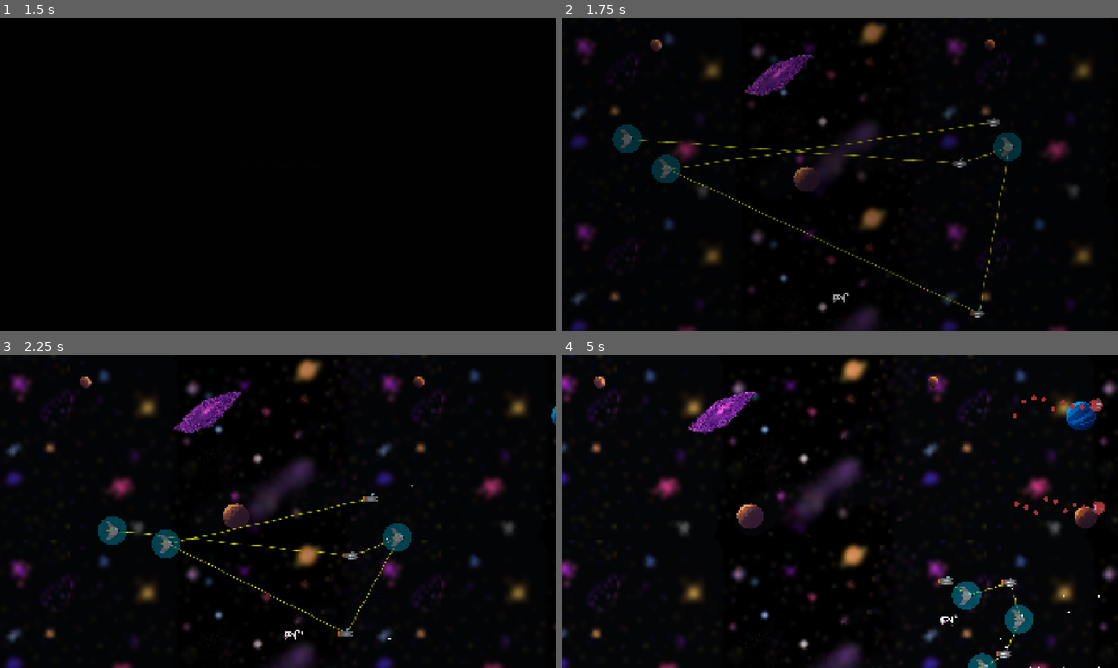
Above: before the commit, frames 1-4 (two rows, left to right).
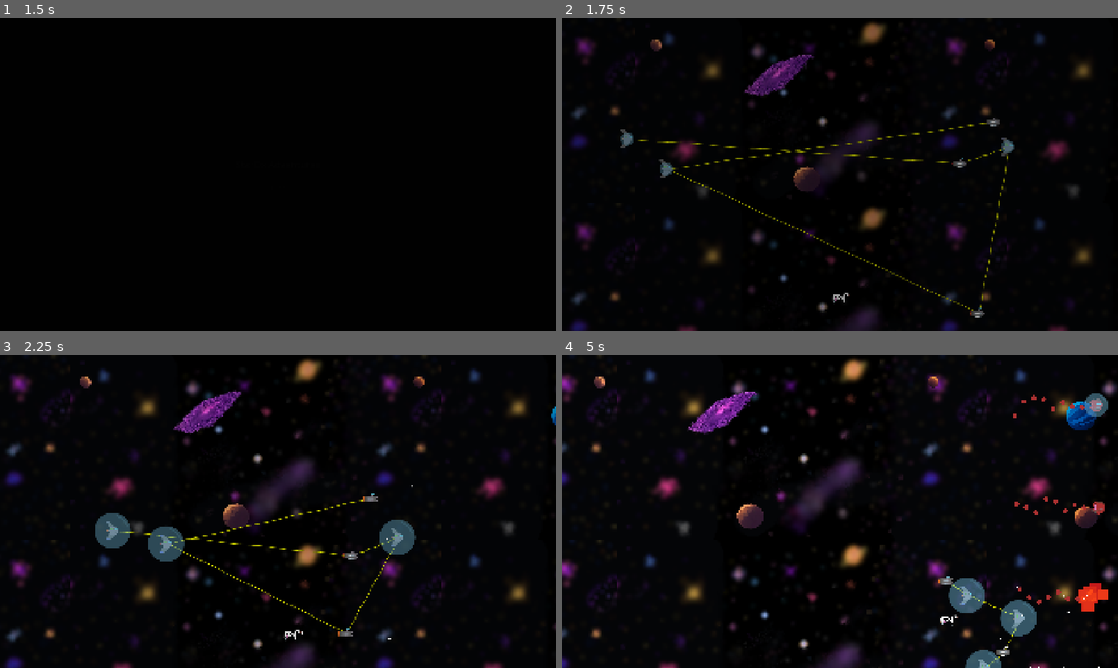
Above: after the commit, the same moments.

Repository: tfmertz/gamedevtv-jam-2026
Game: Godot game, scene res://scene/main.tscn
Two runs of this game, one before a commit and one after it. Both use one fixed random seed, a clock stepped at 60 frames per second and the inputs below.
Inputs:
- Up to frame 1 (1.5 s): click "START" at 0.5 s; click "START" at 1.25 s
- Up to frame 2 (1.75 s): no input
- Up to frame 3 (2.25 s): tap Enter at 2 s; hold D (move_right) from 2.03 s (still down); tap 5 at 2.1 s
- Up to frame 4 (5 s): release D (move_right) at 2.78 s; hold S (move_down) 2.78-3.53 s; tap F (cycle_formation) at 2.85 s; tap 5 at 3.05, 3.8, 4.55 s; hold D (move_right) 3.53-4.28 s; tap R (cycle_spacing) at 3.6 s; hold W (move_up) from 4.28 s (still down); tap G (sort_ships) at 4.35 s

Frame 1 is identical in both runs. In frame 2, 1.1% of the frame differs, in the area x 9-83%, y 34-53%; in frame 3, 1.8%; in frame 4, 2.3%, in the area x 69-99%, y 12-100%.

Commit message:
Add shake and shields

Diff:
--- a/project.godot
+++ b/project.godot
@@ -17,7 +17,7 @@
 
 [autoload]
 
-GameManager="*uid://2jy7so4lmnfo"
+GameManager="*uid://ca8adspbq10hq"
 AudioManager="*uid://c5rk6odxqr1le"
 
 [display]
@@ -78,6 +78,7 @@
 2d_physics/layer_1="Player"
 2d_physics/layer_2="Enemy"
 2d_physics/layer_3="Bullets"
+2d_physics/layer_4="Shielded"
 
 [physics]
 
--- a/scene/autoload/game_manager.gd
+++ b/scene/autoload/game_manager.gd
@@ -3,6 +3,8 @@
 
 signal scene_changing
 signal scene_changed
+
+@onready var camera: Camera2D = $Camera2D
 
 ## Optional. Leave empty and set Godot's normal "Main Scene"
 ## in Project Settings instead. If set, this path loads on startup.
@@ -12,6 +14,7 @@
 var is_transitioning := false
 
 var _color_rect: ColorRect
+var flash_tween: Tween
 
 func _ready() -> void:
 	var canvas := CanvasLayer.new()
@@ -40,6 +43,23 @@
 	var tween := create_tween()
 	tween.tween_property(_color_rect, "color:a", 0.0, duration)
 	await tween.finished
+
+func flash(duration := 0.1) -> void:
+	if flash_tween and flash_tween.is_running():
+		return
+	var initial_color := _color_rect.color
+	var color = Color(1, 1, 1, 0)
+	_color_rect.color = color
+	flash_tween = create_tween()
+	flash_tween.tween_property(_color_rect, "color:a", 0.5, duration)
+	flash_tween.tween_property(_color_rect, "color:a", 0.0, duration)
+	await flash_tween.finished
+
+	_color_rect.color = initial_color
+
+func shake_camera(shake_strength: float) -> void:
+	if camera and camera.has_method("shake"):
+		camera.shake(shake_strength)
 
 func load_scene(scene_path: String) -> void:
 	if is_transitioning:
@@ -71,7 +91,7 @@
 	if randf_range(0, 1) < scrap_chance:
 		var scrap = scrap_scene.instantiate()
 		scrap.position = pos
-		get_tree().get_root().add_child(scrap)
+		get_tree().get_root().call_deferred("add_child", scrap)
 
 func scrap_chance_calculator(fleet_size: int) -> float:
 	var chance = 0.55
--- /dev/null
+++ b/scene/autoload/game_manager.tscn
@@ -0,0 +1,11 @@
+[gd_scene format=3 uid="uid://ca8adspbq10hq"]
+
+[ext_resource type="Script" uid="uid://2jy7so4lmnfo" path="res://scene/autoload/game_manager.gd" id="1_2uct3"]
+[ext_resource type="Script" uid="uid://cy83tbydebwdl" path="res://src/camera_controls.gd" id="2_ubk7d"]
+
+[node name="GameManager" type="Node2D" unique_id=1450854875]
+script = ExtResource("1_2uct3")
+
+[node name="Camera2D" type="Camera2D" parent="." unique_id=561175760]
+anchor_mode = 0
+script = ExtResource("2_ubk7d")
--- a/scene/bullet.gd
+++ b/scene/bullet.gd
@@ -71,5 +71,4 @@
 
 # When bullets go out of view, delete them
 func _on_screen_exited() -> void:
-
 	queue_free()
--- a/scene/enemy_ship_node.tscn
+++ b/scene/enemy_ship_node.tscn
@@ -5,6 +5,7 @@
 [ext_resource type="Texture2D" uid="uid://lxvjk32nsoh" path="res://assets/art/alt_enemy.png" id="2_hkxu2"]
 [ext_resource type="Texture2D" uid="uid://e6a6cd4tna5e" path="res://assets/art/small_enemy.png" id="3_eb2y3"]
 [ext_resource type="PackedScene" uid="uid://cumlnlxw5s8vl" path="res://scene/auto_kill_off_screen.tscn" id="4_2dbdd"]
+[ext_resource type="PackedScene" uid="uid://bnx018jkfsdvj" path="res://scene/shield.tscn" id="6_s7sgk"]
 
 [sub_resource type="SpriteFrames" id="SpriteFrames_65l50"]
 animations = [{
@@ -44,17 +45,19 @@
 speed = 200
 
 [node name="sprite" type="AnimatedSprite2D" parent="." unique_id=1209264211]
-position = Vector2(10, 3)
+position = Vector2(-1, 0)
 sprite_frames = SubResource("SpriteFrames_65l50")
-animation = &"enemy_alt"
+animation = &"enemy_big"
 
 [node name="bullet_timer" type="Timer" parent="." unique_id=1733135617]
 wait_time = 1.5
 
 [node name="hitbox_enemy_sm" type="CollisionShape2D" parent="." unique_id=890536836]
+visible = false
 position = Vector2(6, -2)
 rotation = 1.5707964
 shape = SubResource("CapsuleShape2D_cpmmr")
+disabled = true
 
 [node name="hitbox_enemy_bg" type="CollisionShape2D" parent="." unique_id=1167065100]
 position = Vector2(11, 2)
@@ -67,6 +70,10 @@
 position = Vector2(11, 0)
 rect = Rect2(-23, -23, 46, 46)
 
+[node name="Shield" parent="." unique_id=779096602 node_paths=PackedStringArray("protecting_shape") instance=ExtResource("6_s7sgk")]
+position = Vector2(11, 2)
+protecting_shape = NodePath("../hitbox_enemy_bg")
+
 [connection signal="area_entered" from="." to="." method="_on_area_entered"]
 [connection signal="timeout" from="bullet_timer" to="." method="_on_timer_timeout"]
 [connection signal="timeout" from="rand_timer" to="." method="_on_rand_timer_timeout"]
--- a/scene/scrap.tscn
+++ b/scene/scrap.tscn
@@ -31,7 +31,8 @@
 
 [node name="Scrap" type="Area2D" unique_id=498599342]
 z_index = -1
-collision_layer = 8
+collision_layer = 0
+collision_mask = 9
 script = ExtResource("1_qfbu2")
 
 [node name="MovementPath2D" type="Path2D" parent="." unique_id=1468683549]
--- /dev/null
+++ b/scene/shield.tscn
@@ -0,0 +1,24 @@
+[gd_scene format=3 uid="uid://bnx018jkfsdvj"]
+
+[ext_resource type="Texture2D" uid="uid://cfi4xt73xjc5y" path="res://assets/art/jam_shield.png" id="1_0p0gr"]
+[ext_resource type="Script" uid="uid://b8n1caeg4gg4k" path="res://src/shield.gd" id="1_wm7db"]
+
+[sub_resource type="CircleShape2D" id="CircleShape2D_ka421"]
+radius = 61.0
+
+[node name="Shield" type="Area2D" unique_id=779096602 groups=["shield"]]
+collision_layer = 0
+collision_mask = 0
+script = ExtResource("1_wm7db")
+is_enemy = true
+
+[node name="CollisionShape2D" type="CollisionShape2D" parent="." unique_id=2048463099]
+shape = SubResource("CircleShape2D_ka421")
+disabled = true
+
+[node name="Sprite2D" type="Sprite2D" parent="." unique_id=1316885297]
+visible = false
+self_modulate = Color(0.52, 0.85599995, 1, 0.77254903)
+texture = ExtResource("1_0p0gr")
+
+[connection signal="area_entered" from="." to="." method="_on_area_entered"]
--- a/scene/ship_node.tscn
+++ b/scene/ship_node.tscn
@@ -1,8 +1,6 @@
 [gd_scene format=3 uid="uid://bs8vxmpyaa4u6"]
 
 [ext_resource type="Script" uid="uid://cro2ftqp4emch" path="res://src/ship_node.gd" id="1_ewtr1"]
-[ext_resource type="Texture2D" uid="uid://b81jlh5w56xmf" path="res://assets/art/big_enemy.png" id="2_cpmmr"]
-[ext_resource type="Texture2D" uid="uid://e6a6cd4tna5e" path="res://assets/art/small_enemy.png" id="2_ly44p"]
 [ext_resource type="Texture2D" uid="uid://bkikffj6wah11" path="res://assets/art/duck ship_0001.png" id="2_yhbkl"]
 [ext_resource type="Texture2D" uid="uid://jaha1e8rks3f" path="res://assets/art/duck ship_0002.png" id="3_ly44p"]
 [ext_resource type="Texture2D" uid="uid://br4p7qif0k3fd" path="res://assets/art/shield ship_0001.png" id="4_cpmmr"]
@@ -10,25 +8,10 @@
 [ext_resource type="Texture2D" uid="uid://cvb7682s2nuus" path="res://assets/art/cow_0003.png" id="6_qshjt"]
 [ext_resource type="Texture2D" uid="uid://0pg0f3h6pl24" path="res://assets/art/cow_0002.png" id="7_8rak0"]
 [ext_resource type="Texture2D" uid="uid://b1cexk1o4eydm" path="res://assets/art/cow.png" id="8_qshjt"]
+[ext_resource type="PackedScene" uid="uid://bnx018jkfsdvj" path="res://scene/shield.tscn" id="11_8rak0"]
 
 [sub_resource type="SpriteFrames" id="SpriteFrames_65l50"]
 animations = [{
-"frames": [{
-"duration": 1.0,
-"texture": ExtResource("2_cpmmr")
-}],
-"loop": true,
-"name": &"enemy_big",
-"speed": 5.0
-}, {
-"frames": [{
-"duration": 1.0,
-"texture": ExtResource("2_ly44p")
-}],
-"loop": true,
-"name": &"enemy_small",
-"speed": 5.0
-}, {
 "frames": [{
 "duration": 1.0,
 "texture": ExtResource("2_yhbkl")
@@ -81,12 +64,7 @@
 height = 56.0
 
 [sub_resource type="CircleShape2D" id="CircleShape2D_vysyx"]
-radius = 55.0
-
-[sub_resource type="CapsuleShape2D" id="CapsuleShape2D_cpmmr"]
-
-[sub_resource type="CircleShape2D" id="CircleShape2D_qpxp6"]
-radius = 23.0
+radius = 25.0
 
 [node name="ShipNode" type="Area2D" unique_id=1841324561 groups=["node"]]
 collision_mask = 2
@@ -94,37 +72,27 @@
 
 [node name="sprite" type="AnimatedSprite2D" parent="." unique_id=1209264211]
 sprite_frames = SubResource("SpriteFrames_65l50")
-animation = &"mothership-3hp"
+animation = &"shield"
 
 [node name="hitbox_gun" type="CollisionShape2D" parent="." unique_id=753737017]
+visible = false
 position = Vector2(-3, -2)
 rotation = 1.5707964
 shape = SubResource("CapsuleShape2D_m1ihe")
 disabled = true
 
 [node name="hitbox_shield" type="CollisionShape2D" parent="." unique_id=1696449843]
-position = Vector2(-7, 0)
+position = Vector2(-9, 0)
 shape = SubResource("CircleShape2D_vysyx")
 disabled = true
 
 [node name="hitbox_mother" type="CollisionShape2D" parent="." unique_id=1121524872]
-position = Vector2(-16, 0)
+visible = false
 shape = SubResource("CircleShape2D_vysyx")
 disabled = true
 
 [node name="bullet_timer" type="Timer" parent="." unique_id=1733135617]
 wait_time = 0.5
-
-[node name="hitbox_enemy_sm" type="CollisionShape2D" parent="." unique_id=890536836]
-position = Vector2(6, -2)
-rotation = 1.5707964
-shape = SubResource("CapsuleShape2D_cpmmr")
-disabled = true
-
-[node name="hitbox_enemy_bg" type="CollisionShape2D" parent="." unique_id=1167065100]
-position = Vector2(11, 2)
-shape = SubResource("CircleShape2D_qpxp6")
-disabled = true
 
 [node name="InvulnerabilityTimer" type="Timer" parent="." unique_id=1694510080]
 one_shot = true
@@ -132,6 +100,10 @@
 [node name="FlashingTimer" type="Timer" parent="." unique_id=1538594990]
 wait_time = 0.1
 
+[node name="Shield" parent="." unique_id=779096602 instance=ExtResource("11_8rak0")]
+position = Vector2(-7, 0)
+is_enemy = false
+
 [connection signal="timeout" from="bullet_timer" to="." method="_on_bullet_timer_timeout"]
 [connection signal="timeout" from="InvulnerabilityTimer" to="." method="_on_invulnerability_timer_timeout"]
 [connection signal="timeout" from="FlashingTimer" to="." method="_on_flashing_timer_timeout"]
--- /dev/null
+++ b/src/camera_controls.gd
@@ -0,0 +1,19 @@
+extends Camera2D
+
+# how far it shakes
+var shake_strength := 0.0
+# how fast shake fades
+var shake_decay := 5.0
+
+func _process(delta: float) -> void:
+	if shake_strength > 0:
+		shake_strength = lerp(shake_strength, 0.0, shake_decay * delta)
+		offset = Vector2(
+			randf_range(-shake_strength, shake_strength),
+			randf_range(-shake_strength, shake_strength)
+		)
+	else:
+		offset = Vector2.ZERO
+
+func shake(strength: float) -> void:
+	shake_strength = strength
--- a/src/enemy.gd
+++ b/src/enemy.gd
@@ -82,8 +82,11 @@
 # handles exploding from player ship/nodes. Not for regular damage detectiion
 # see take_damage
 func _on_area_entered(area: Area2D) -> void:
+	if area.is_in_group("shield"):
+		return
 	var is_explosion := false
 	# only explode on collisions with nodes or player
 	if area.is_in_group("node"):
+		GameManager.shake_camera(20.0)
 		is_explosion = true
 	_die(is_explosion)
--- a/src/enemy_ship_node.gd
+++ b/src/enemy_ship_node.gd
@@ -4,6 +4,7 @@
 @onready var scrap_scene : PackedScene = preload("res://scene/scrap.tscn")
 @onready var hitbox_enemy_bg: CollisionShape2D = $hitbox_enemy_bg
 @onready var hitbox_enemy_sm: CollisionShape2D = $hitbox_enemy_sm
+@onready var shield: Area2D = $Shield
 
 signal die
 signal fire
@@ -56,8 +57,9 @@
 	$sprite.show()
 
 	hitbox_enemy_bg.disabled = false
+	shield.set_active(1)
 	$bullet_timer.start()
-	health = health_enemy_big
+	health = 1
 	ship_type = EnemyType.ENEMY_BIG
 
 func flyto(delta: float) -> void: #recieves a target position as vector2
--- /dev/null
+++ b/src/shield.gd
@@ -0,0 +1,66 @@
+extends Area2D
+
+# start as 0 which means shield is disabled
+@export var health := 0
+@export var protecting_shape: CollisionShape2D
+@export var is_enemy := false
+@export var auto_init := false
+
+@onready var sprite_2d: Sprite2D = $Sprite2D
+@onready var collision_shape_2d: CollisionShape2D = $CollisionShape2D
+
+var tween : Tween
+var tween_scale : Tween
+
+var initial_scale = Vector2.ONE
+
+func _ready() -> void:
+	if health > 0 and auto_init:
+		set_active(health)
+
+func set_active(new_health: int) -> void:
+	# if we aren't started, wait til next frame
+	if not sprite_2d:
+		call_deferred("set_active", new_health)
+		return
+
+	# assign the layer based on the side
+	if is_enemy:
+		set_collision_layer_value(2, true)
+		initial_scale = Vector2(0.65, 0.65)
+		collision_shape_2d.shape.radius = 40
+	else:
+		set_collision_layer_value(1, true)
+		initial_scale = Vector2.ONE
+		collision_shape_2d.shape.radius = 61
+
+	# set health
+	health = new_health
+	# turn on visuals and collision
+	sprite_2d.scale = Vector2.ZERO
+	sprite_2d.visible = true
+	scale_shield(initial_scale, 0.45)
+	collision_shape_2d.disabled = false
+
+func take_damage(damage: int) -> void:
+	health -= damage
+	if health <= 0:
+		# disable our protection
+		collision_shape_2d.set_deferred("disabled", true)
+		scale_shield(Vector2.ZERO, 0.2)
+	else:
+		flash()
+
+func scale_shield(new_scale, duration) -> Tween:
+	tween_scale = create_tween()
+	tween_scale.tween_property(sprite_2d, "scale", new_scale, duration)
+	return tween_scale
+
+func flash() -> void:
+	if tween and tween.is_running():
+		return
+
+	tween = create_tween()
+	tween.set_loops(2)
+	tween.tween_property(sprite_2d, "modulate:a", 0.5, 0.05)
+	tween.tween_property(sprite_2d, "modulate:a", 1, 0.05)
--- a/src/ship_node.gd
+++ b/src/ship_node.gd
@@ -2,7 +2,6 @@
 
 @onready var bullet_scene : PackedScene = preload("res://scene/bullet.tscn")
 @onready var scrap_scene : PackedScene = preload("res://scene/scrap.tscn")
-@onready var hitbox_shield: CollisionShape2D = $hitbox_shield
 
 enum ShipType {GUN, SHIELD, MOTHER}
 
@@ -16,7 +15,6 @@
 var initial_speed := 0
 var screen_size: Rect2
 var invuln_duration := 1
-var shield_radius := 50
 var parent
 
 # Called when the node enters the scene tree for the first time.
@@ -24,13 +22,6 @@
 	initial_speed = speed
 	screen_size = get_viewport_rect()
 	$bullet_timer.start()
-
-func _draw() -> void:
-	if ship_type != ShipType.SHIELD:
-		return
-
-	if health > 1:
-		draw_circle(hitbox_shield.position, shield_radius, Color.from_rgba8(0, 150, 178, 125))
 
 func register_parent(new_parent) -> void:
 	parent = new_parent
@@ -50,38 +41,27 @@
 
 func set_ship_type(new_type) -> void:
 	ship_type = new_type
+	show()
 	$InvulnerabilityTimer.wait_time = invuln_duration
 	if ship_type == ShipType.GUN:
 		$sprite.animation = "gun"
+		$hitbox_gun.disabled = false
 		health = 1
 	elif ship_type == ShipType.SHIELD:
 		$sprite.animation = "shield"
-		health = 4
+		health = 1
+		$hitbox_shield.disabled = false
+		$Shield.set_active(3)
 	elif ship_type == ShipType.MOTHER:
 		$sprite.animation = "mothership-3hp"
+		$hitbox_mother.disabled = false
 		health = 3
 		add_to_group("player")
 	else:
 		assert(false, "invalid ship type")
 
-func set_shield() -> void:
-	queue_redraw()
-
 func start(pos):
 	position = pos
-	show()
-
-	if ship_type == ShipType.GUN:
-		$hitbox_gun.disabled = false
-
-	elif ship_type == ShipType.SHIELD:
-		$hitbox_shield.disabled = false
-
-	elif ship_type == ShipType.MOTHER:
-		$hitbox_mother.disabled = false
-	else:
-		assert(false, "invalid ship type")
-
 
 # Called every frame. 'delta' is the elapsed time since the previous frame.
 func _physics_process(delta: float) -> void:
@@ -115,11 +95,10 @@
 		if health <= 0:
 			queue_free()
 		elif ship_type == ShipType.MOTHER:
+			GameManager.flash()
 			$InvulnerabilityTimer.start()
 			$sprite.animation = "mothership-" + str(health) + "hp"
 			$FlashingTimer.start()
-		elif ship_type == ShipType.SHIELD and health == 1:
-			set_shield()
 
 func hit_scrap(scrap: Scrap):
 	parent.add_scrap(scrap)
--- a/src/tommy_gun.tscn
+++ b/src/tommy_gun.tscn
@@ -4,6 +4,7 @@
 [ext_resource type="PackedScene" uid="uid://v6bv60s1f1d6" path="res://scene/bullet.tscn" id="2_mq4bw"]
 [ext_resource type="Texture2D" uid="uid://b81jlh5w56xmf" path="res://assets/art/big_enemy.png" id="2_srckj"]
 [ext_resource type="PackedScene" uid="uid://cumlnlxw5s8vl" path="res://scene/auto_kill_off_screen.tscn" id="4_n7vq6"]
+[ext_resource type="PackedScene" uid="uid://bnx018jkfsdvj" path="res://scene/shield.tscn" id="5_g0ey1"]
 
 [sub_resource type="CircleShape2D" id="CircleShape2D_mq4bw"]
 radius = 24.0
@@ -25,3 +26,7 @@
 
 [node name="AutoKillOffScreen" parent="." unique_id=296764808 instance=ExtResource("4_n7vq6")]
 rect = Rect2(-23, -24, 46, 48)
+
+[node name="Shield" parent="." unique_id=779096602 instance=ExtResource("5_g0ey1")]
+health = 1
+auto_init = true
Binary file added: assets/art/jam_shield.png
Binary file added: assets/art/particle.png
Not shown, added: src/camera_controls.gd.uid
Not shown, added: src/shield.gd.uid
